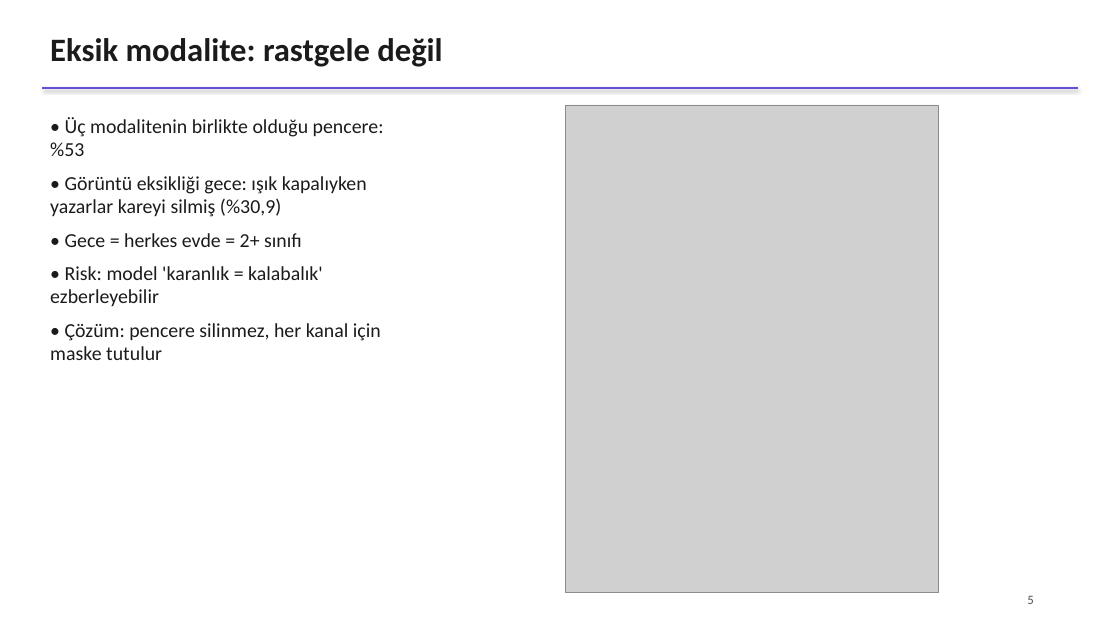
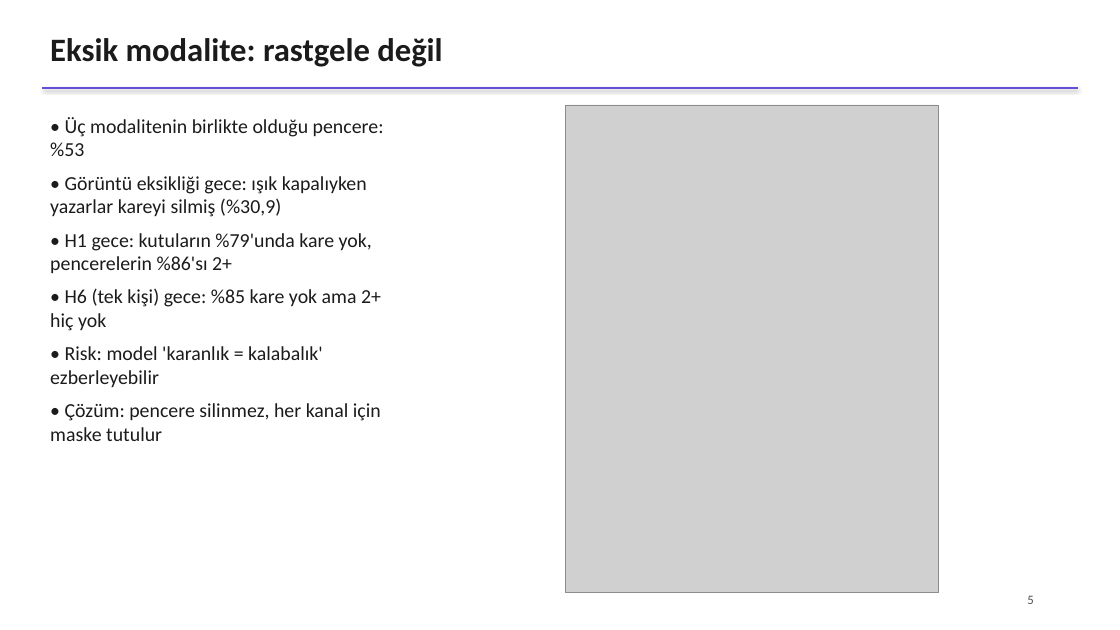
Before and after one commit to ksilverstone/hpdmobile-doluluk-tespiti, a slide deck: slide 5 of reports/sunum.pptx. Drawn at 1120x630 pixels with LibreOffice and Linux fonts; fonts in the diff are those of the drawing; grey boxes stand for pictures. Boxes give left, top, right and bottom in pixels: in the first picture for what was removed or moved away, otherwise in the second. Text is boxed around its words. In the diff, an @@ line names an element or a change of style, - is before the commit and + after.

```diff
--- a/reports/sunum.pptx
+++ b/reports/sunum.pptx
@@ text at [50,233,381,331]: text changed @@
-• Gece = herkes evde = 2+ sınıfı
+• H1 gece: kutuların %79'unda kare yok, pencerelerin %86'sı 2+
+• H6 (tek kişi) gece: %85 kare yok ama 2+ hiç yok
```
Also in this commit, not shown: 4 other slides changed, 1 other file.
